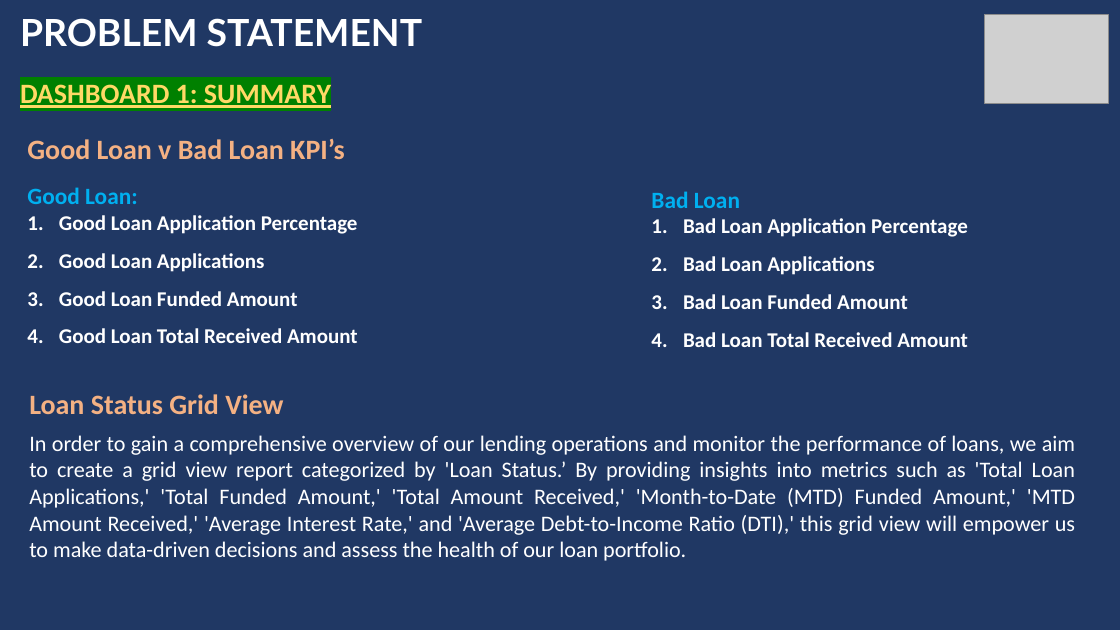
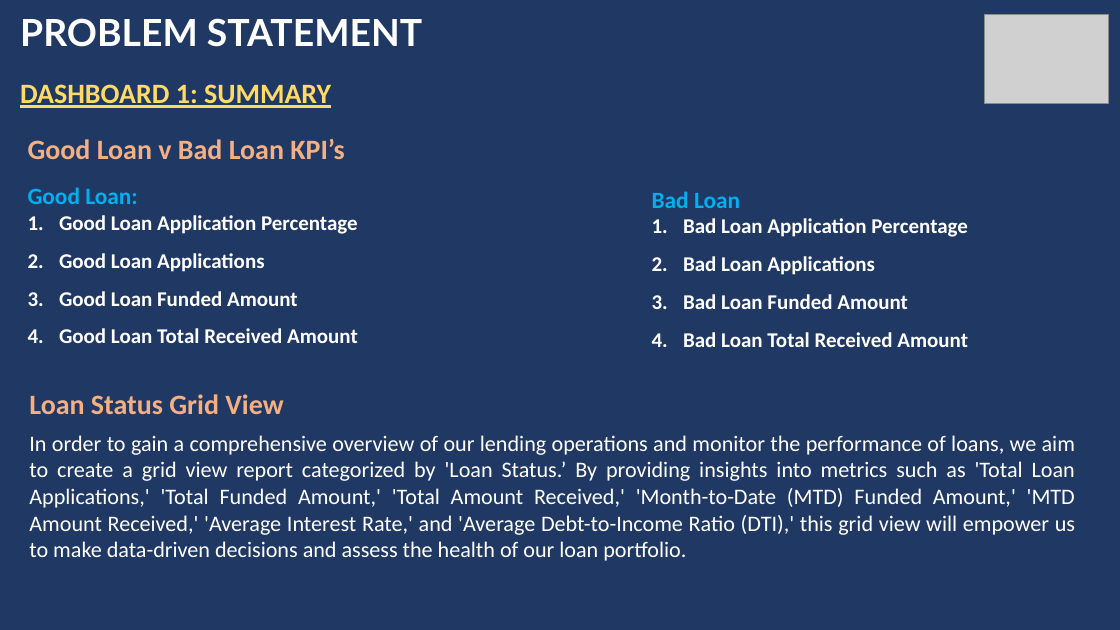
Before and after one commit to shrishtisahu77/Bank-Loan-Analysis, a slide deck: slide 5 of Bank Loan PPT Power BI.pptx (slide 12 before the commit). Drawn at 1120x630 pixels with LibreOffice and Linux fonts; fonts in the diff are those of the drawing; grey boxes stand for pictures. Boxes give left, top, right and bottom in pixels: in the first picture for what was removed or moved away, otherwise in the second. Text is boxed around its words. In the diff, an @@ line names an element or a change of style, - is before the commit and + after.

```diff
--- a/Bank Loan PPT Power BI.pptx
+++ b/Bank Loan PPT Power BI.pptx
@@ text "DASHBOARD 1: SUMMARY" at (x1=20, y1=84, x2=331, y2=108): text colour #FFD966 to #FFDA65, highlight #008000 to none @@
```
Also in this commit, not shown: 7 other slides changed, 9 slides removed.
